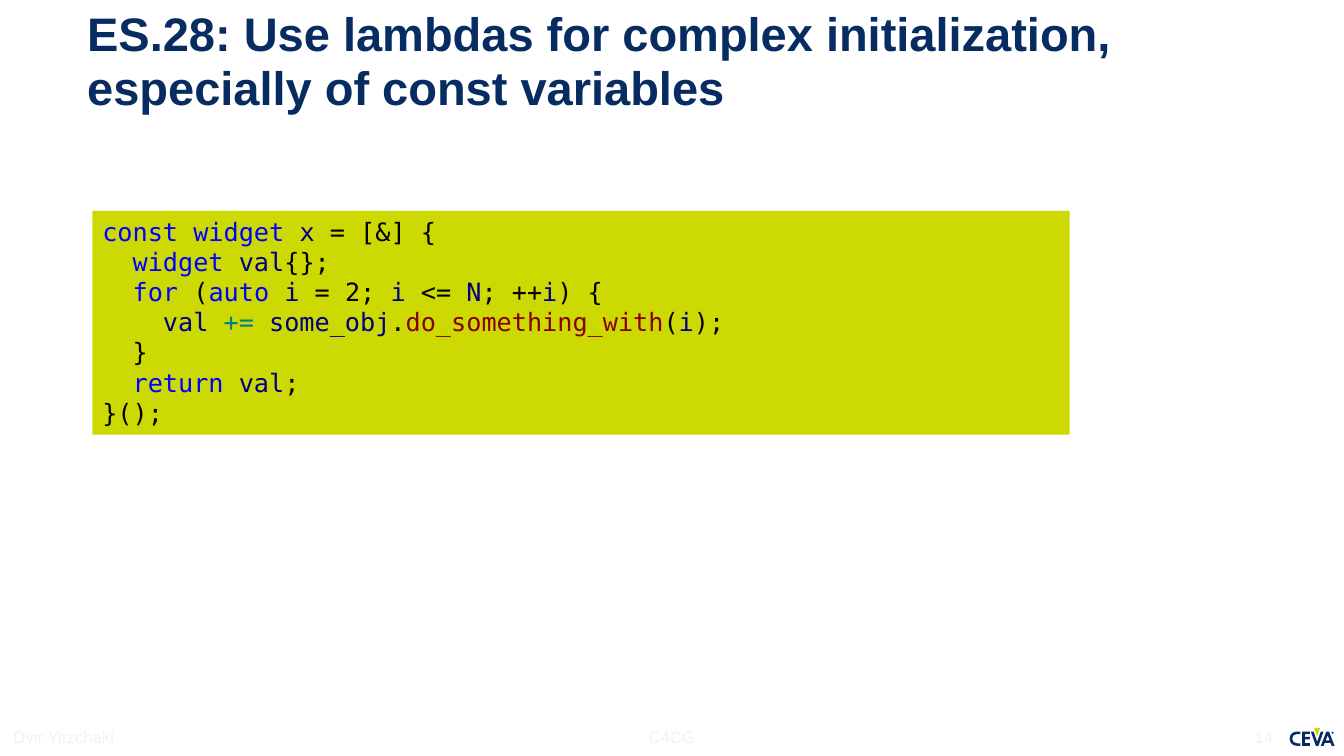
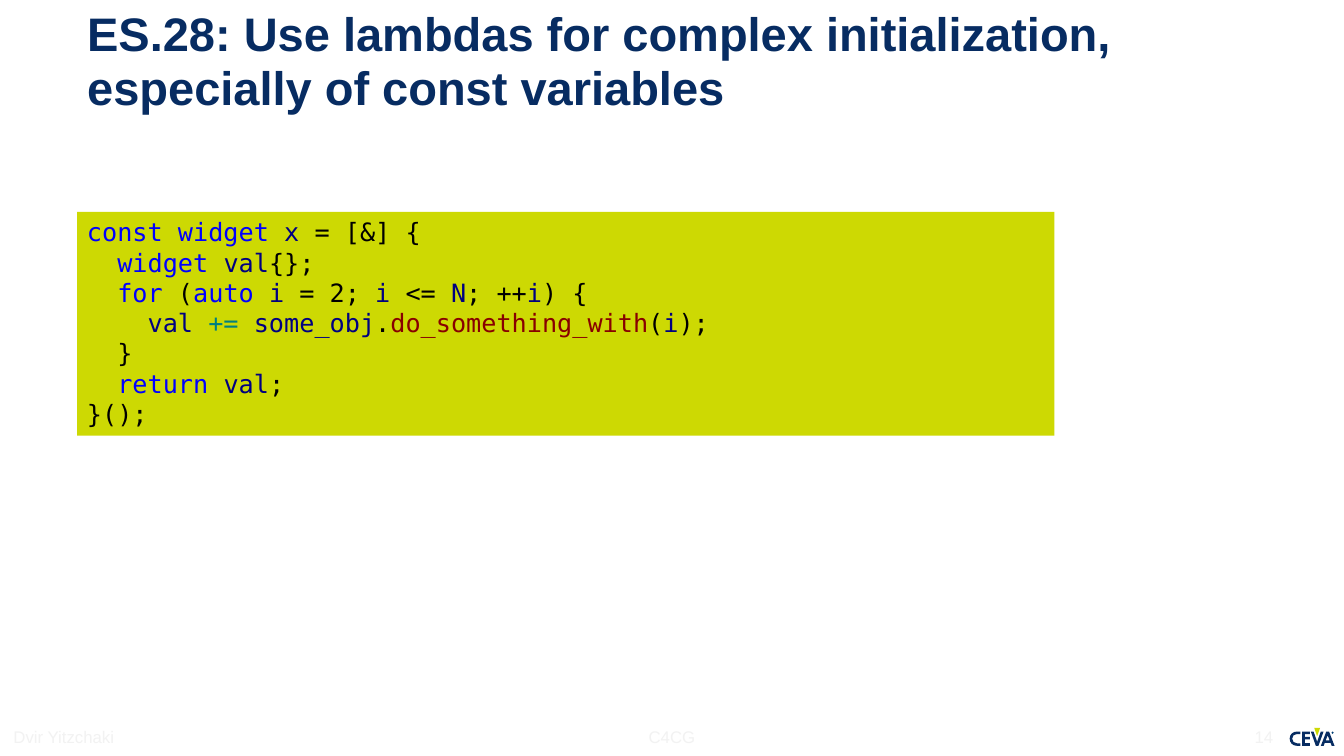
Before and after one commit to dvirtz/CoreCpp, a slide deck: slide 14 of CppCoreGuidelines/C4GC.pptx. Drawn at 1344x756 pixels with LibreOffice and Linux fonts; fonts in the diff are those of the drawing; background and template pictures are left out. Boxes give left, top, right and bottom in pixels: in the first picture for what was removed or moved away, otherwise in the second. Text is boxed around its words. In the diff, an @@ line names an element or a change of style, - is before the commit and + after.

```diff
--- a/CppCoreGuidelines/C4GC.pptx
+++ b/CppCoreGuidelines/C4GC.pptx
@@ rectangle "const widget x = [&] ...": place and size @@
-rectangle "const widget x = [&] ..." at bbox=[93, 211, 1071, 435]
+rectangle "const widget x = [&] ..." at bbox=[77, 212, 1055, 436]
```
Also in this commit, not shown: 2 other slides changed, 1 other file.
